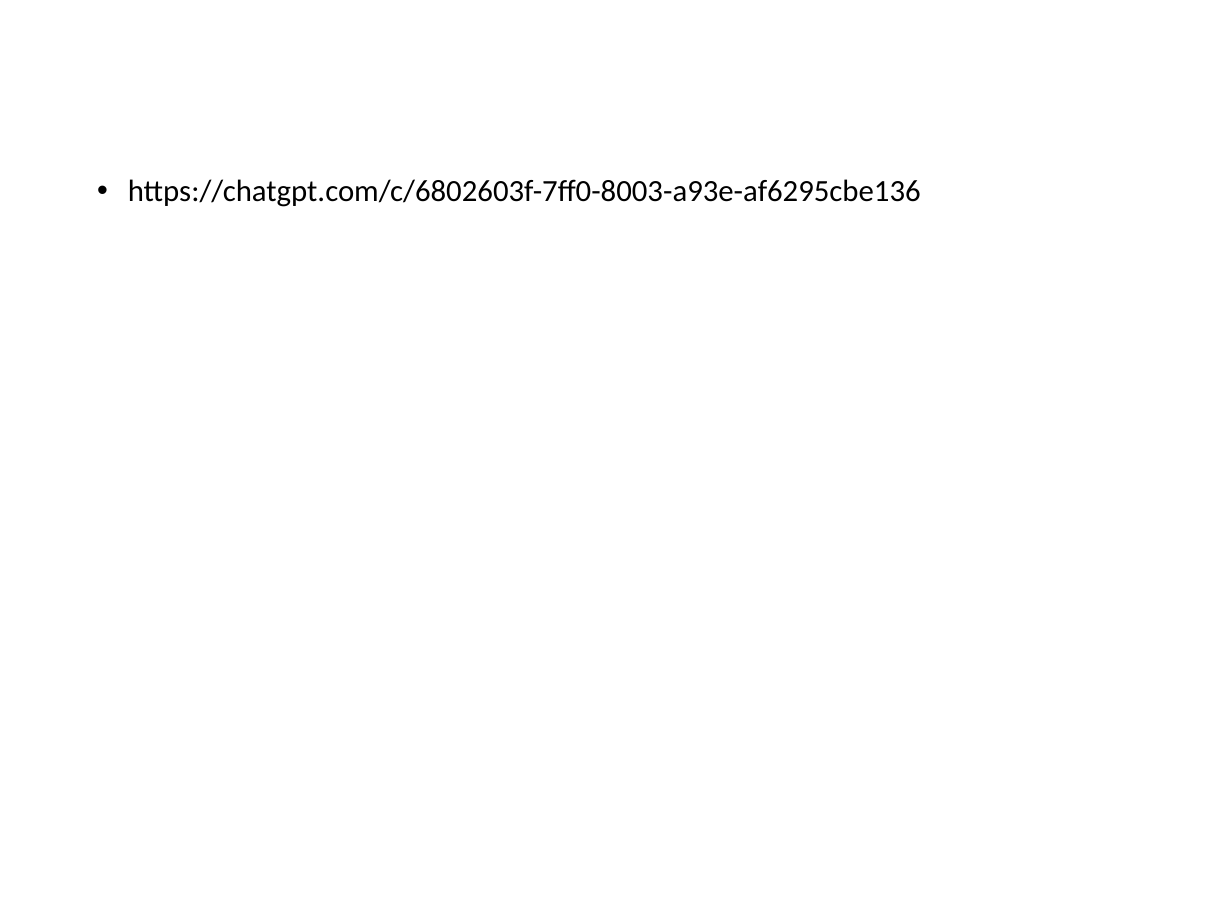
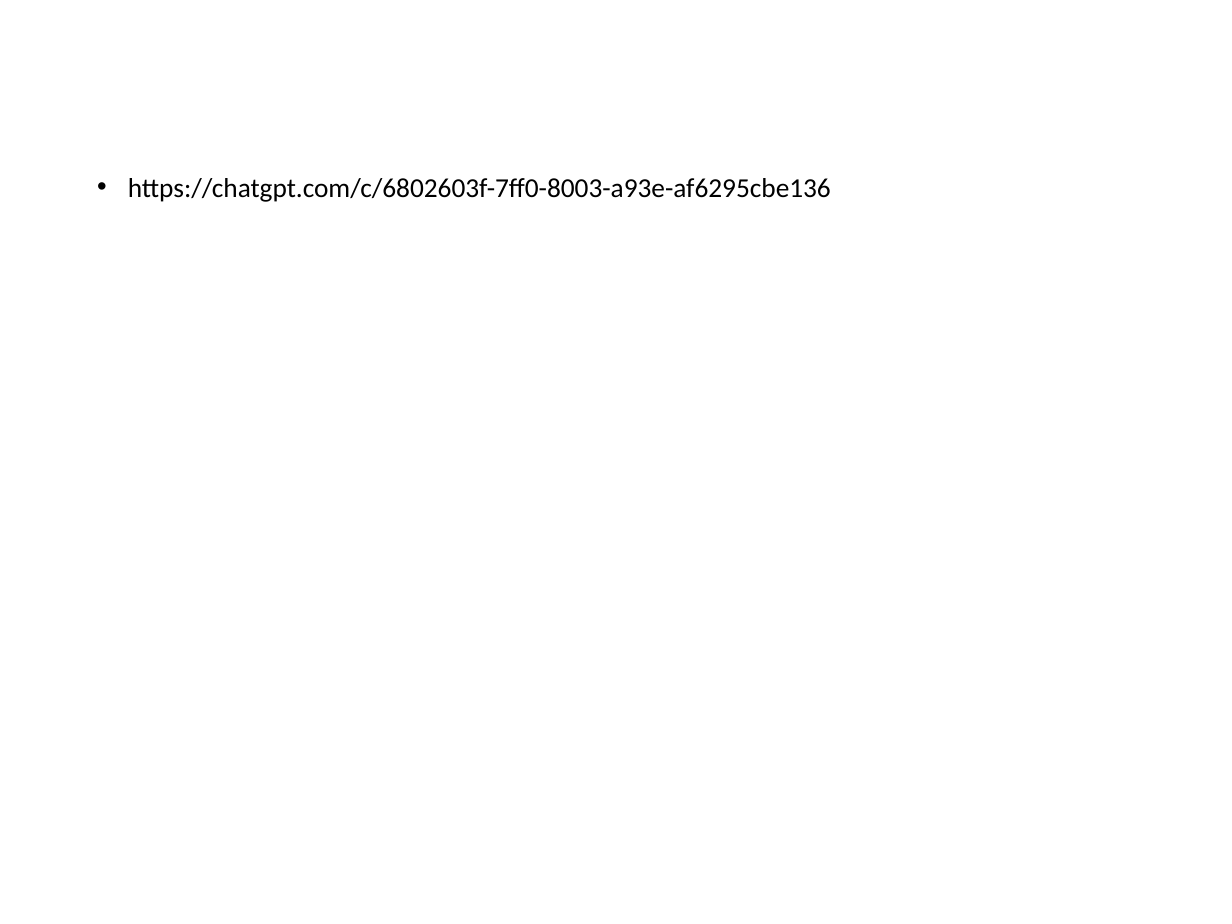
Before and after one commit to a-hirota/cu_pg_parquet, a slide deck: slide 2 of docs/ppt/gpuparse.pptx. Drawn at 1232x924 pixels with LibreOffice and Linux fonts; fonts in the diff are those of the drawing. Boxes give left, top, right and bottom in pixels: in the first picture for what was removed or moved away, otherwise in the second. Text is boxed around its words. In the diff, an @@ line names an element or a change of style, - is before the commit and + after.

```diff
--- a/docs/ppt/gpuparse.pptx
+++ b/docs/ppt/gpuparse.pptx
@@ text "https://chatgpt.com/c/6802603f-7ff0-8003-a93e-af6295cbe136" at bbox=[128, 178, 831, 202]: size 18 to 16 pt @@
```
Also in this commit, not shown: 2 other slides changed, 8 slides added, 1 slide removed, 3 other files.
